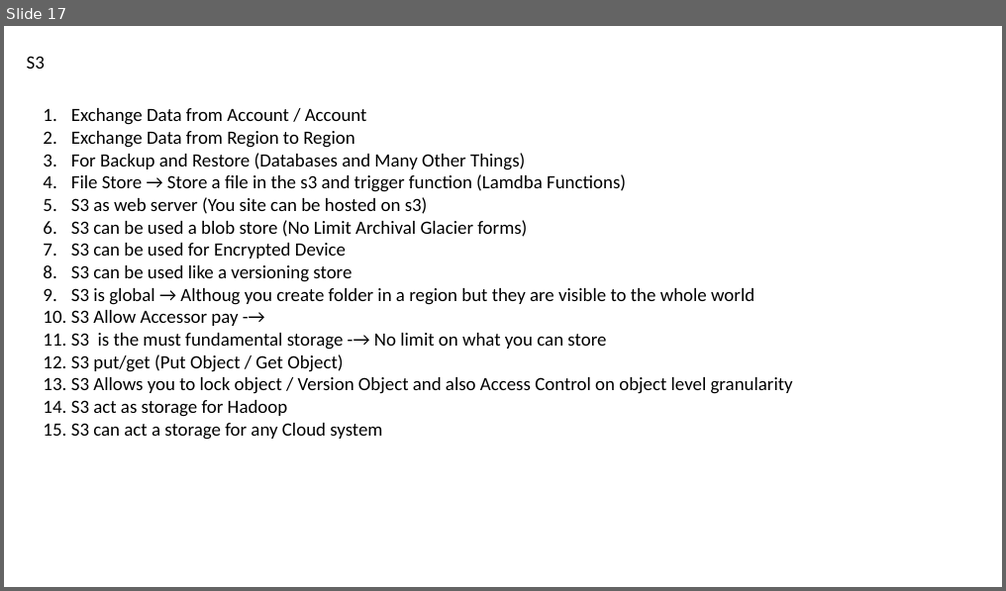
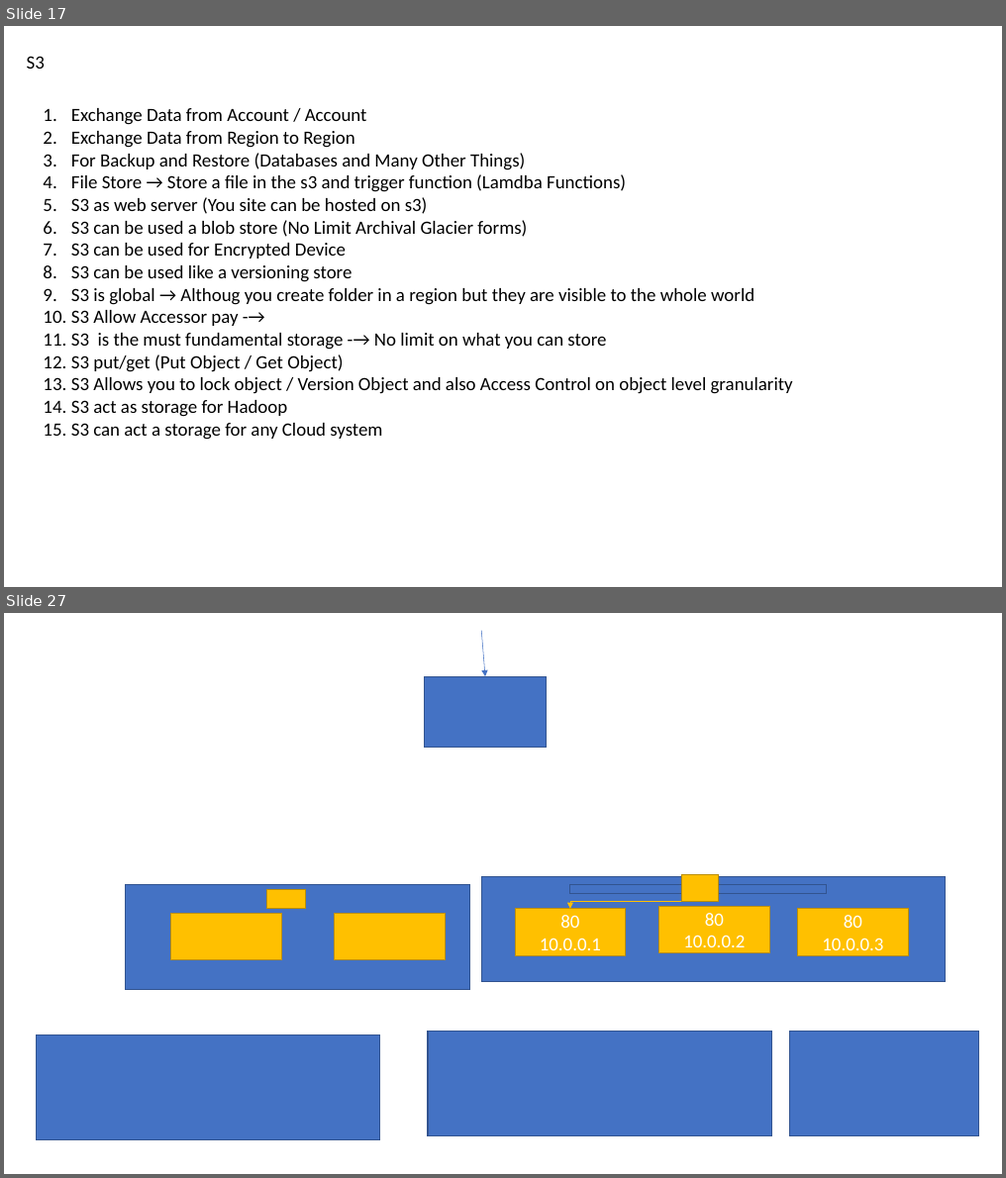
Before and after one commit to nileshdevdas/smcloudbasics, a slide deck: Day-1_BasicCloud.pptx. Shown one above the other, each under a label of ours: slide 17 before the commit, slides 17 and 27 after it; the slides between them are not shown. The pictures are 1006x591 and 1006x1178 pixels, drawn with LibreOffice and Linux fonts; fonts in the diff are those of the drawing. Boxes give left, top, right and bottom in pixels: in the first picture for what was removed or moved away, otherwise in the second. Text is boxed around its words. In the diff, an @@ line names an element or a change of style, - is before the commit and + after.

```diff
--- a/Day-1_BasicCloud.pptx
+++ b/Day-1_BasicCloud.pptx
@@ slide 27 added at (4,613,1002,1174), background #FFFFFF @@
@@ arrow added from (481, 630) to (485, 676), #4472C4 0.5 pt @@
@@ rectangle added at (425,676,547,748), fill #4472C4, outline #325491 1 pt @@
@@ rectangle added at (481,877,945,982), fill #4472C4, outline #325491 1 pt @@
@@ rectangle added at (681,874,718,901), fill #FFC000, outline #BD8E00 1 pt @@
@@ rectangle added at (126,885,470,990), fill #4472C4, outline #325491 1 pt @@
@@ rectangle added at (267,889,307,909), fill #FFC000, outline #BD8E00 1 pt @@
@@ rectangle added at (515,909,626,956), fill #FFC000, outline #BD8E00 1 pt, 18 pt, text #FFFFFF @@
+80
+10.0.0.1
@@ rectangle added at (570,885,827,894), fill #4472C4, outline #325491 1 pt @@
@@ elbow arrow added from (699, 894) to (570, 909), #FFC000 0.5 pt @@
@@ rectangle added at (659,906,769,954), fill #FFC000, outline #BD8E00 1 pt, 18 pt, text #FFFFFF @@
+80
+10.0.0.2
@@ rectangle added at (798,909,908,956), fill #FFC000, outline #BD8E00 1 pt, 18 pt, text #FFFFFF @@
+80
+10.0.0.3
@@ rectangle added at (171,913,281,960), fill #FFC000, outline #BD8E00 1 pt @@
@@ rectangle added at (334,913,445,960), fill #FFC000, outline #BD8E00 1 pt @@
@@ rectangle added at (37,1035,380,1140), fill #4472C4, outline #325491 1 pt @@
@@ rectangle added at (428,1031,772,1136), fill #4472C4, outline #325491 1 pt @@
@@ rectangle added at (789,1031,979,1136), fill #4472C4, outline #325491 1 pt @@
```
Also in this commit, not shown: 12 other slides added.
